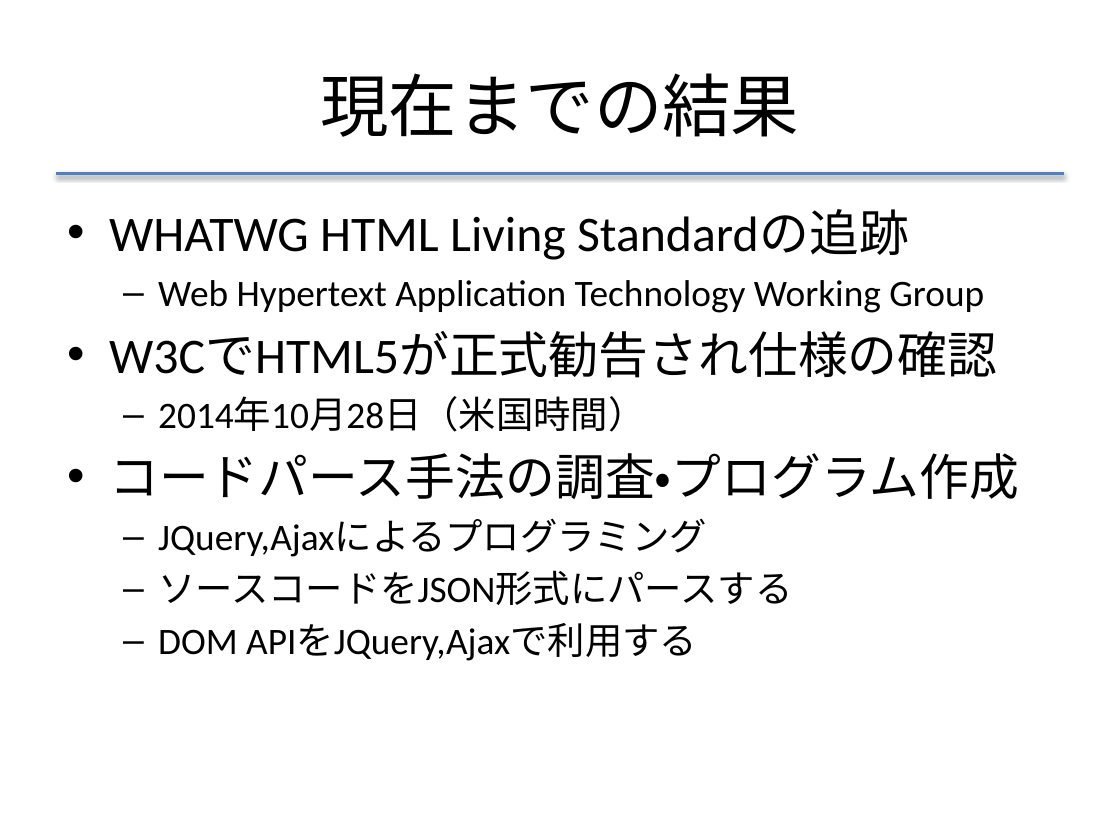
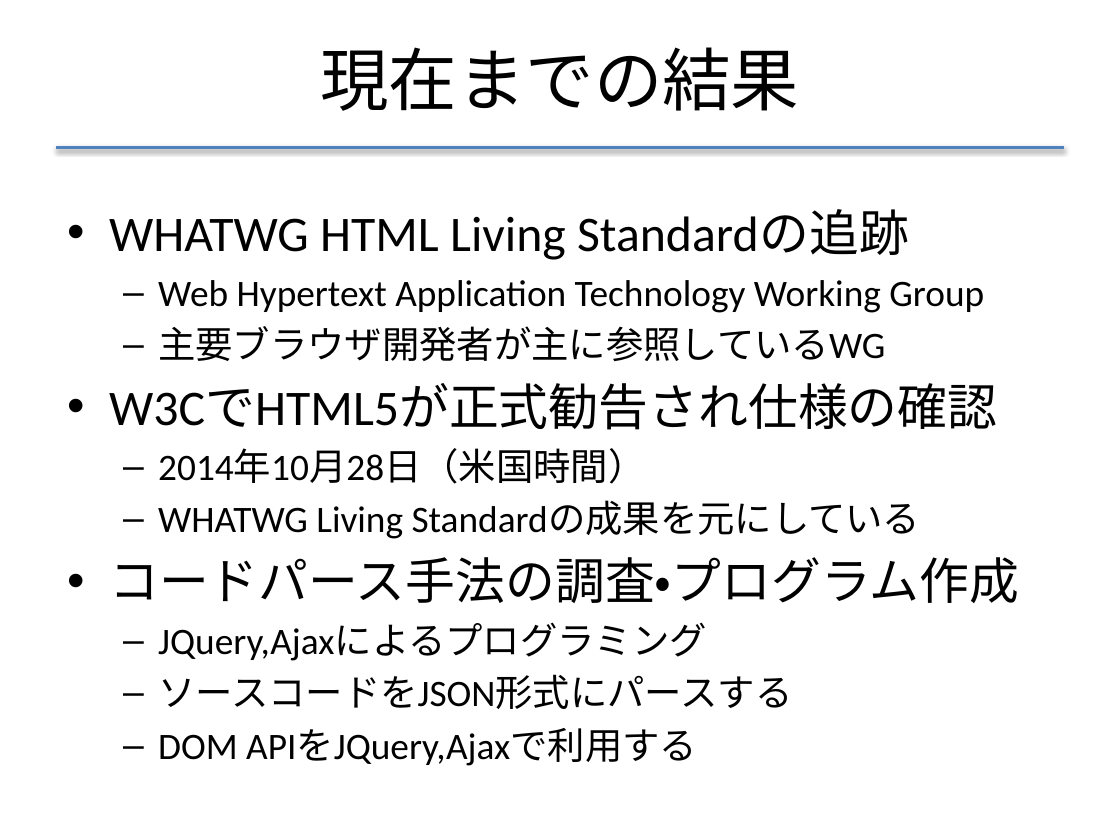
Before and after one commit to f-akazawa/akaz_uecdevelop, a slide deck: slide 20 of doc/中間発表資料.pptx (slide 22 before the commit). Drawn at 1120x840 pixels with LibreOffice and Linux fonts; fonts in the diff are those of the drawing. Boxes give left, top, right and bottom in pixels: in the first picture for what was removed or moved away, otherwise in the second. Text is boxed around its words. In the diff, an @@ line names an element or a change of style, - is before the commit and + after.

Commit message:
現在の研究活動について問題となっている部分をアニメーションで説明
まだ書きかけ

```diff
--- a/doc/中間発表資料.pptx
+++ b/doc/中間発表資料.pptx
@@ title "現在までの結果": place and size @@
-title "現在までの結果" at <box>320,73,799,137</box>
+title "現在までの結果" at <box>320,47,799,111</box>
@@ line moved from (56, 174) - (1064, 174) to (56, 148) - (1064, 148) @@
@@ text at <box>158,326,885,361</box>: paragraph added @@
+  – 主要ブラウザ開発者が主に参照しているWG
@@ text at <box>158,501,921,539</box>: paragraph added @@
+  – WHATWG Living Standardの成果を元にしている
```
Also in this commit, not shown: 4 other slides changed, 1 slide added, 2 slides removed.
